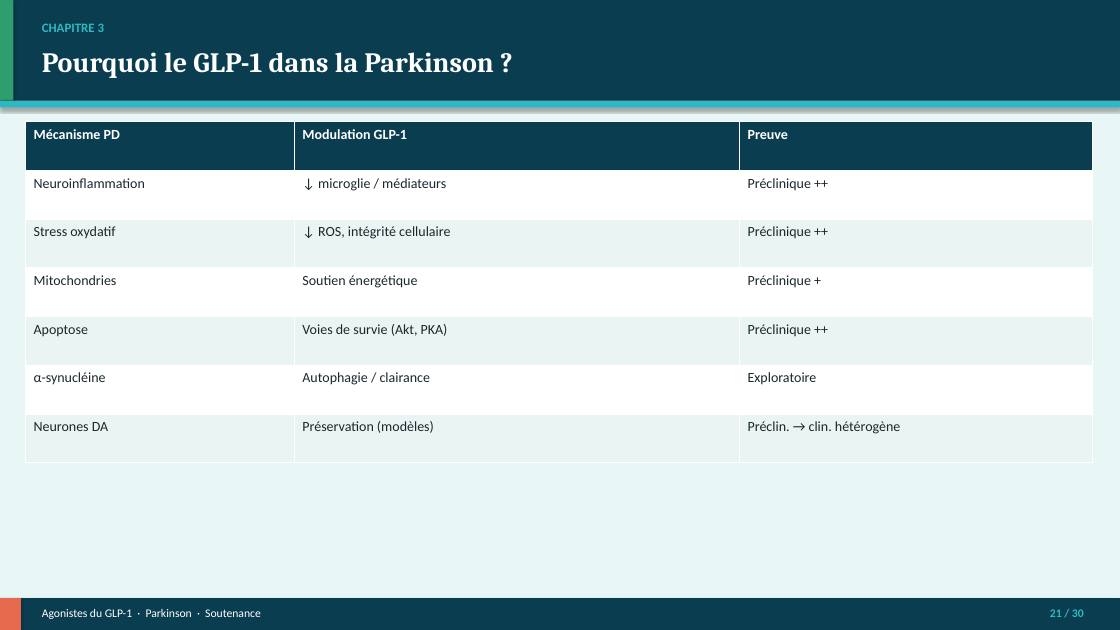
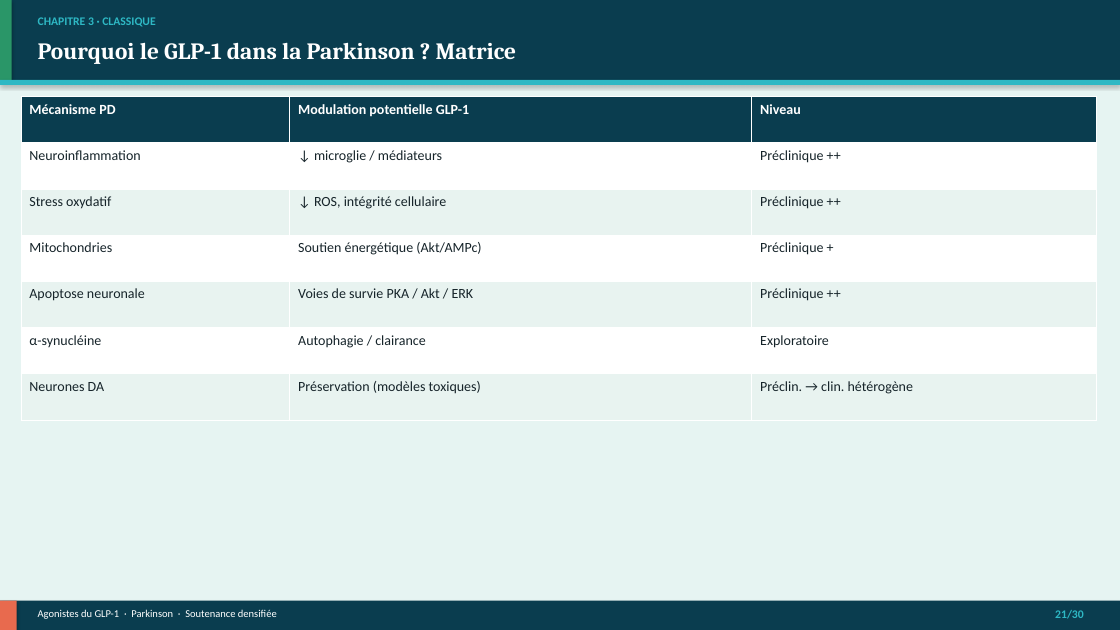
Before and after one commit to Mashtal-Platform/mashtal-platform, a slide deck: slide 21 of docs/presentation/Soutenance_GLP1_Parkinson.pptx. Drawn at 1120x630 pixels with LibreOffice and Linux fonts; fonts in the diff are those of the drawing. Boxes give left, top, right and bottom in pixels: in the first picture for what was removed or moved away, otherwise in the second. Text is boxed around its words. In the diff, an @@ line names an element or a change of style, - is before the commit and + after.

```diff
--- a/docs/presentation/Soutenance_GLP1_Parkinson.pptx
+++ b/docs/presentation/Soutenance_GLP1_Parkinson.pptx
@@ rectangle: place and size @@
-rectangle at <box>0,0,1120,101</box>
+rectangle at <box>0,0,1120,80</box>
@@ rectangle at <box>0,0,1120,630</box>: fill #E8F7F5 to #E6F4F2 @@
@@ rectangle: place and size @@
-rectangle at <box>0,0,13,101</box>
+rectangle at <box>0,0,12,80</box>
@@ rectangle at <box>0,0,12,80</box>: fill #2F9E6E to #2A9668 @@
@@ text at <box>38,17,155,27</box>: text changed; size 11 to 10 pt @@
-CHAPITRE 3
+CHAPITRE 3 · CLASSIQUE
@@ text at <box>38,42,517,64</box>: text changed; size 24 to 20 pt @@
-Pourquoi le GLP-1 dans la Parkinson ?
+Pourquoi le GLP-1 dans la Parkinson ? Matrice
@@ rectangle: place and size @@
-rectangle at <box>0,101,1120,108</box>
+rectangle at <box>0,80,1120,85</box>
@@ table at <box>21,97,1096,420</box> @@
-row 1, column 2: Modulation GLP-1
+row 1, column 2: Modulation potentielle GLP-1
-row 1, column 3: Preuve
+row 1, column 3: Niveau
-row 4, column 2: Soutien énergétique
+row 4, column 2: Soutien énergétique (Akt/AMPc)
-row 5, column 1: Apoptose
+row 5, column 1: Apoptose neuronale
-row 5, column 2: Voies de survie (Akt, PKA)
+row 5, column 2: Voies de survie PKA / Akt / ERK
-row 7, column 2: Préservation (modèles)
+row 7, column 2: Préservation (modèles toxiques)
@@ fill #EAF5F3 to #E8F3F0 in 9 cells @@
@@ text colour #1A282E to #16242A in "Neuroinflammation", "↓ microglie / médiateurs", "Préclinique ++", "Stress oxydatif" and 10 more places @@
@@ table: place and size @@
-table at <box>25,122,1092,463</box>
+table at <box>21,97,1096,420</box>
@@ rectangle: place and size @@
-rectangle at <box>0,598,21,630</box>
+rectangle at <box>0,601,17,630</box>
@@ text at <box>38,609,277,619</box>: text changed; size 10 to 9 pt @@
-Agonistes du GLP-1 · Parkinson · Soutenance
+Agonistes du GLP-1 · Parkinson · Soutenance densifiée
@@ text at <box>1055,610,1084,619</box>: spaces changed @@
-21 / 30
+21/30
```
Also in this commit, not shown: 25 other slides changed, 4 slides added, 4 slides removed, 9 other files.
